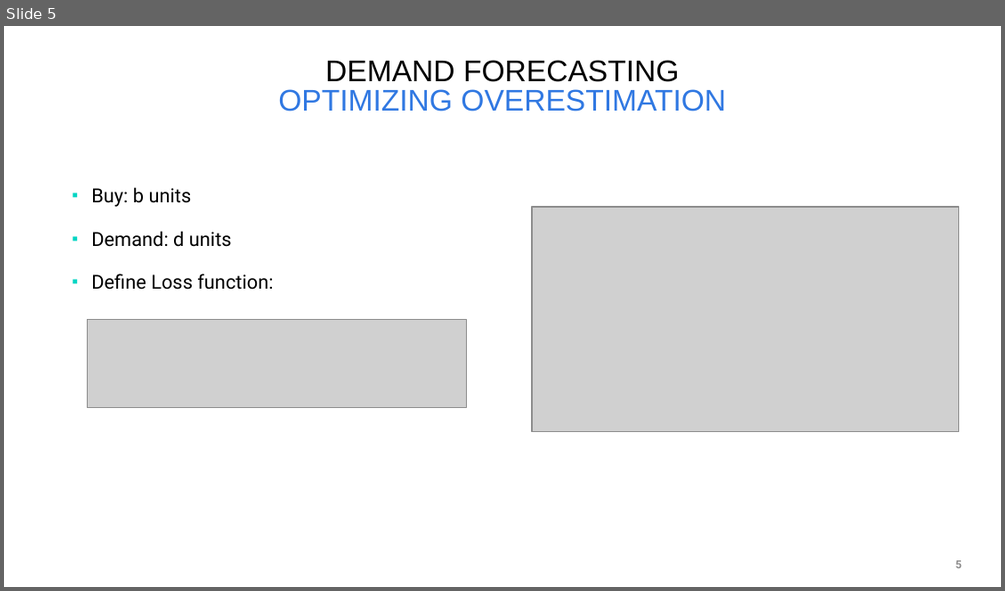
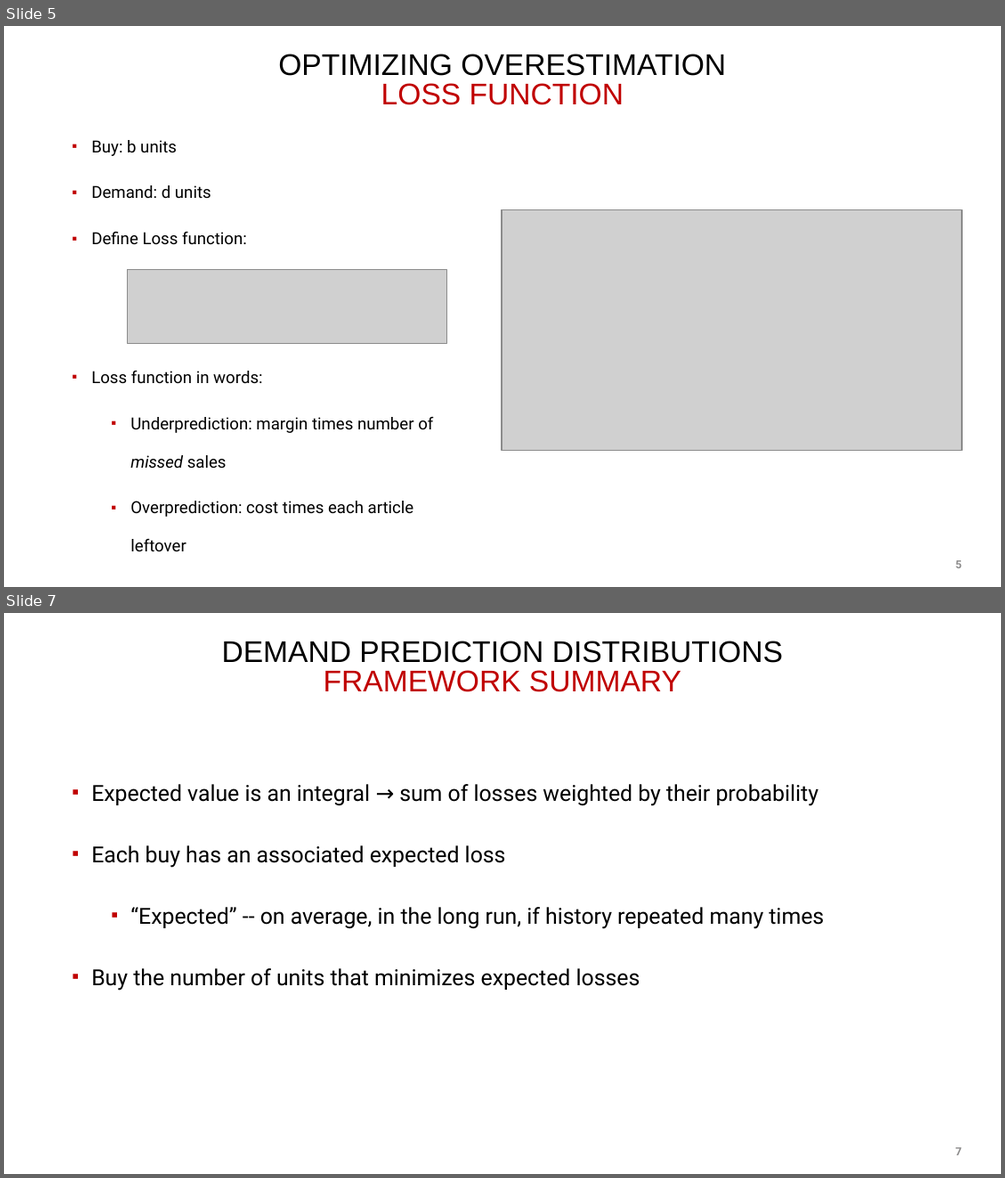
Before and after one commit to cwcomiskey/Misc, a slide deck: adidas/7June2019_putting.pptx. Shown one above the other, each under a label of ours: slide 5 before the commit, slides 5 and 7 after it; the slides between them are not shown. The pictures are 1005x591 and 1005x1178 pixels, drawn with LibreOffice and Linux fonts; fonts in the diff are those of the drawing; grey boxes stand for pictures; background and template pictures are left out. Boxes give left, top, right and bottom in pixels: in the first picture for what was removed or moved away, otherwise in the second. Text is boxed around its words. In the diff, an @@ line names an element or a change of style, - is before the commit and + after.

```diff
--- a/adidas/7June2019_putting.pptx
+++ b/adidas/7June2019_putting.pptx
@@ slide 7 added at (4, 613, 1001, 1174), background #FFFFFF @@
@@ title added at (222, 641, 783, 692), 21.6 pt, text #000000 @@
+DEMAND PREDICTION DISTRIBUTIONS
+FRAMEWORK SUMMARY
@@ text added at (91, 784, 824, 990), 16 pt, text #000000 @@
+▪ Expected value is an integral → sum of losses weighted by their probability
+▪ Each buy has an associated expected loss
+  ▪ “Expected” -- on average, in the long run, if history repeated many times
+▪ Buy the number of units that minimizes expected losses
@@ page number added at (955, 1147, 962, 1155), 8 pt, text #8C8B8B, bold @@
+7
@@ slide 5 changed as well @@
@@ title at (278, 54, 726, 105): text changed; text colour #3078E2 to #000000 @@
-DEMAND FORECASTING
-OPTIMIZING OVERESTIMATION
+OPTIMIZING OVERESTIMATION
+LOSS FUNCTION
@@ text "Buy: b units": place and size @@
-text "Buy: b units" at (91, 187, 273, 289)
+text "Buy: b units" at (91, 140, 433, 552)
@@ text at (91, 140, 247, 245): size 14 to 12 pt in "Buy: b units", "Demand: d units", "Define Loss function:"; line spacing 1.5 to 1.9; bullet colour #04D5C3 to #C00000 @@
@@ picture: place and size @@
-picture at (533, 207, 959, 432)
+picture at (502, 209, 962, 450)
@@ picture: place and size @@
-picture at (87, 319, 466, 407)
+picture at (128, 269, 446, 343)
@@ text at (91, 370, 433, 552): paragraphs added @@
+▪ Loss function in words:
+  ▪ Underprediction: margin times number of missed sales
+  ▪ Overprediction: cost times each article leftover
```
Also in this commit, not shown: 10 other slides changed, 1 other slide added, 1 other file.
